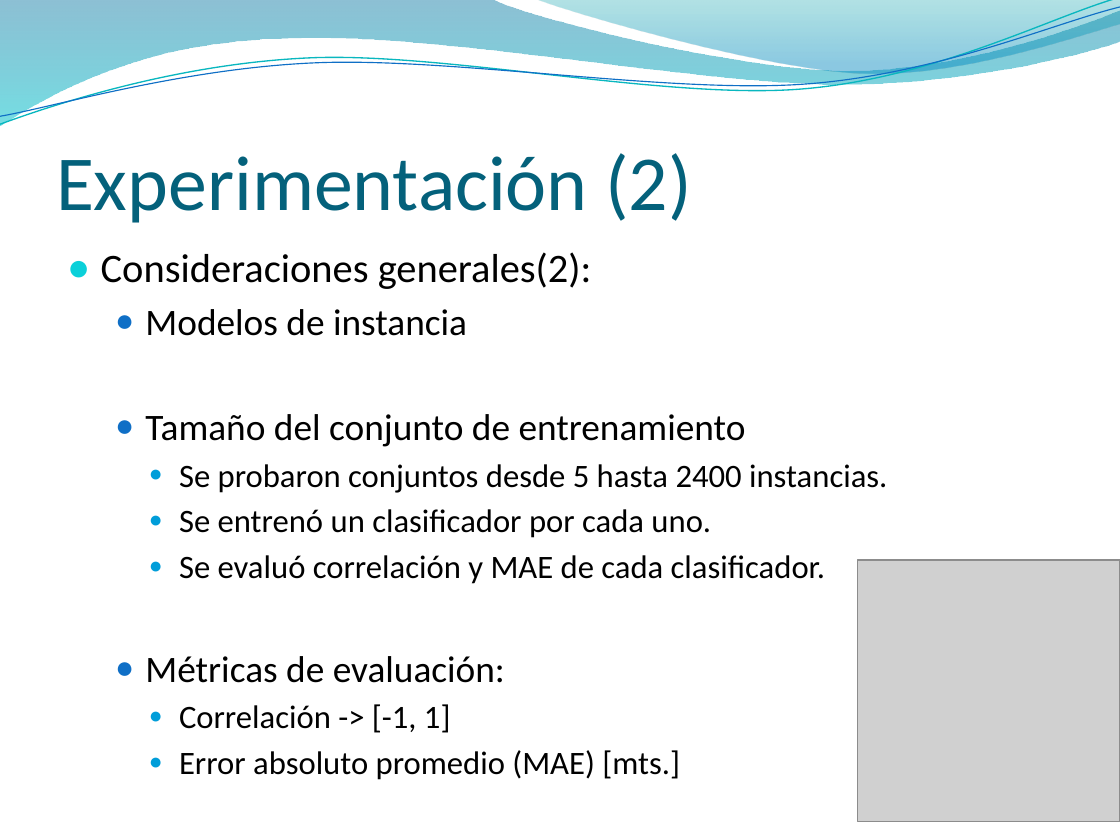
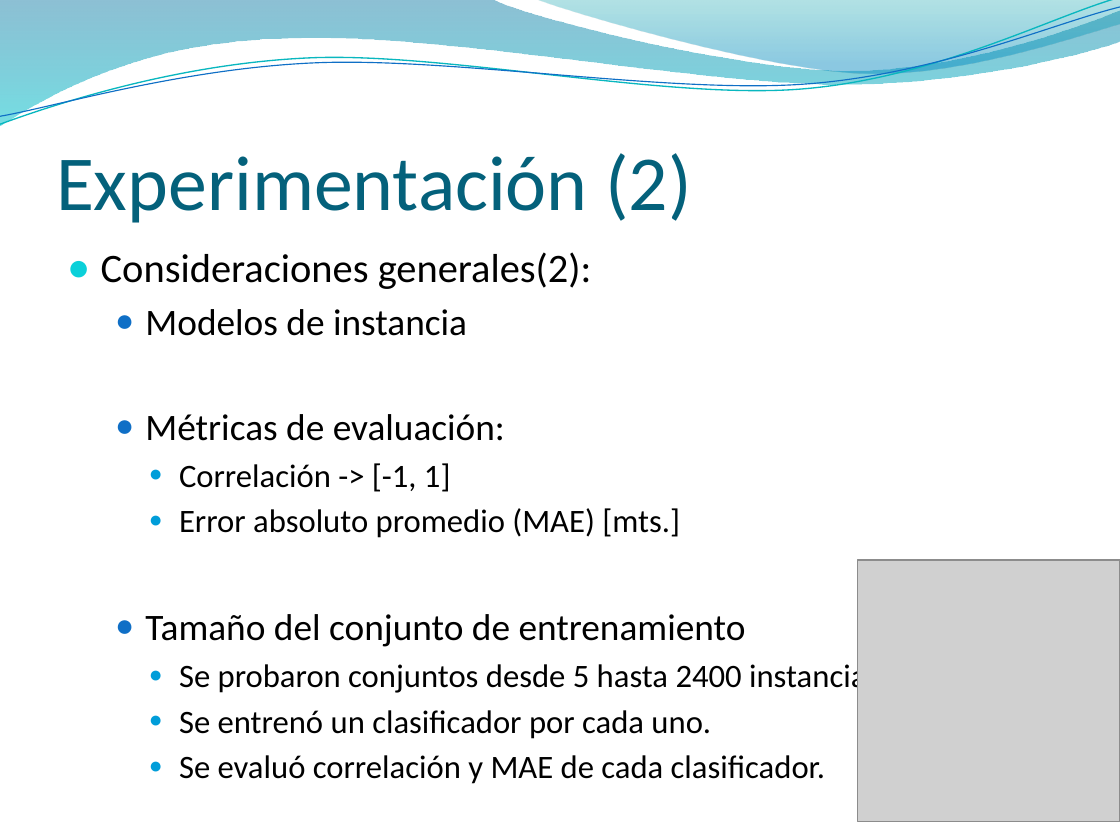
Before and after one commit to jaffadog/neuralito, a slide deck: slide 3 of neuralito/ArfGen/docs/Entregas/Informe Final/presentacion/maxi2.pptx. Drawn at 1120x840 pixels with LibreOffice and Linux fonts; fonts in the diff are those of the drawing; grey boxes stand for pictures; background and template pictures are left out. Boxes give left, top, right and bottom in pixels: in the first picture for what was removed or moved away, otherwise in the second. Text is boxed around its words. In the diff, an @@ line names an element or a change of style, - is before the commit and + after.

```diff
--- a/neuralito/ArfGen/docs/Entregas/Informe Final/presentacion/maxi2.pptx
+++ b/neuralito/ArfGen/docs/Entregas/Informe Final/presentacion/maxi2.pptx
@@ text at (145, 414, 680, 538): paragraphs added @@
+  ● Métricas de evaluación:
+    ● Correlación -> [-1, 1]
+    ● Error absoluto promedio (MAE) [mts.]
@@ text at (145, 656, 680, 780): paragraphs removed @@
-  ● Métricas de evaluación:
-    ● Correlación -> [-1, 1]
-    ● Error absoluto promedio (MAE) [mts.]
```
Also in this commit, not shown: 5 other slides changed, 2 other files.
